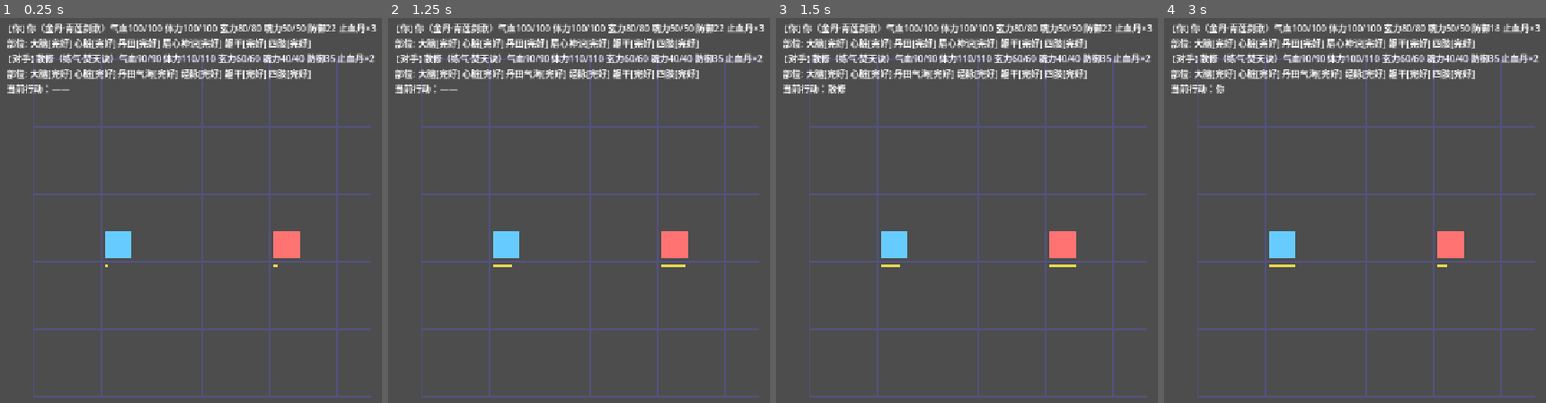
Above: before the commit, frames 1-4 (left to right).
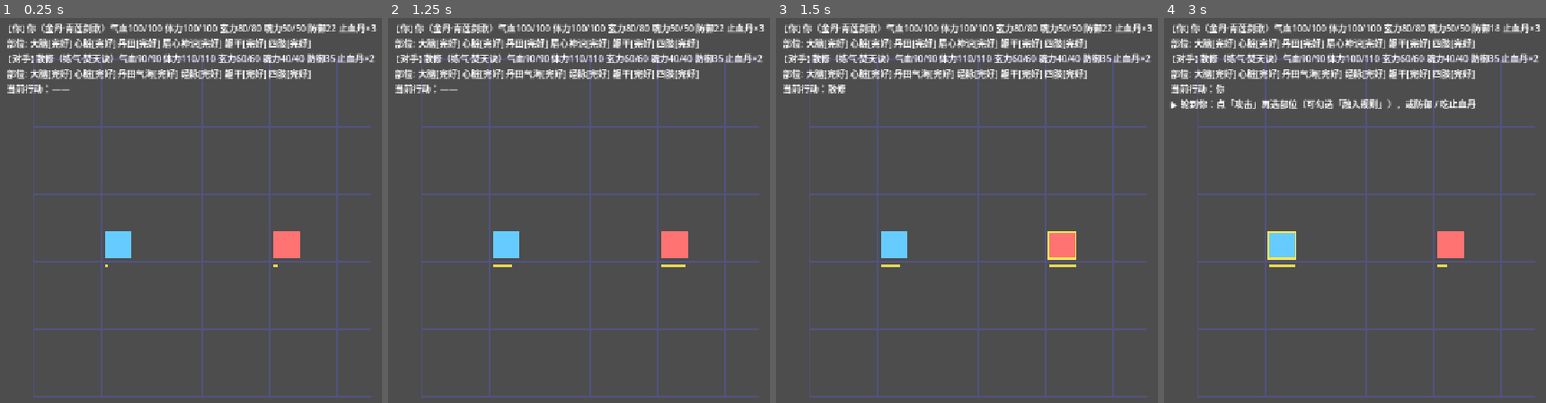
Above: after the commit, the same moments.

Repository: ChocLiu/wandaozhengming
Game: Godot game, scene res://scenes/battle.tscn
Same seed, same stepped clock (60 frames per second), same inputs: the game is played once before the commit and once after it.
Inputs:
- Up to frame 1 (0.25 s): no input
- Up to frame 2 (1.25 s): tap Enter at 0.5 s
- Up to frame 3 (1.5 s): tap Space at 1.25 s
- Up to frame 4 (3 s): tap Enter at 2 s; tap Space at 2.75 s

Frames 1-2 are identical in both runs. In frame 3, 0.1% of the frame differs, in the area x 71-79%, y 55-63%; in frame 4, 1.3%, in the area x 1-82%, y 21-63%.

Commit message:
fix: HUD底部按钮锚点缺失导致按钮不可见
- action_row/part_row/log_rtl/restart_btn 补全 anchor_bottom/right(此前只设 anchor_top, 容器被翻到屏幕上方外)
- 按钮加大最小尺寸; 当前行动者金色描边高亮; 玩家回合显示操作提示
- project.godot 的编辑器自动排版一并入库

Diff:
--- a/godot/project.godot
+++ b/godot/project.godot
@@ -1,6 +1,10 @@
 ; Engine configuration file.
 ; It's best edited using the editor UI and not directly,
 ; since the parameters that go here are not all obvious.
+;
+; Format:
+;   [section] ; section goes between []
+;   param=value ; assign values to parameters
 
 config_version=5
 
--- a/godot/scripts/battle.gd
+++ b/godot/scripts/battle.gd
@@ -309,6 +309,9 @@
 		return
 	var top_left := ORIGIN + Vector2(u.pos.x * CELL + 6.0, u.pos.y * CELL + 6.0)
 	draw_rect(Rect2(top_left, Vector2(CELL - 12, CELL - 12)), color)
+	# 当前行动者高亮描边
+	if current_actor == u:
+		draw_rect(Rect2(top_left, Vector2(CELL - 12, CELL - 12)), Color(1.0, 0.9, 0.3), false, 3.0)
 	# ATB 行动条
 	var bar_w := (CELL - 12) * clampf(u.atb_progress / 100.0, 0.0, 1.0)
 	draw_rect(Rect2(top_left + Vector2(0, CELL - 2), Vector2(bar_w, 6)), Color(0.9, 0.85, 0.3))
--- a/godot/ui/battle_hud.gd
+++ b/godot/ui/battle_hud.gd
@@ -30,6 +30,7 @@
 
 	log_rtl = RichTextLabel.new()
 	log_rtl.anchor_top = 1.0
+	log_rtl.anchor_bottom = 1.0
 	log_rtl.offset_left = 12.0
 	log_rtl.offset_top = -320.0
 	log_rtl.offset_right = 880.0
@@ -39,6 +40,7 @@
 
 	part_row = HBoxContainer.new()
 	part_row.anchor_top = 1.0
+	part_row.anchor_bottom = 1.0
 	part_row.offset_left = 12.0
 	part_row.offset_top = -160.0
 	part_row.offset_right = 1240.0
@@ -48,6 +50,7 @@
 
 	action_row = HBoxContainer.new()
 	action_row.anchor_top = 1.0
+	action_row.anchor_bottom = 1.0
 	action_row.offset_left = 12.0
 	action_row.offset_top = -70.0
 	action_row.offset_right = 1240.0
@@ -77,6 +80,8 @@
 	restart_btn.visible = false
 	restart_btn.anchor_left = 0.5
 	restart_btn.anchor_top = 0.5
+	restart_btn.anchor_right = 0.5
+	restart_btn.anchor_bottom = 0.5
 	restart_btn.offset_left = -80.0
 	restart_btn.offset_top = -20.0
 	restart_btn.offset_right = 80.0
@@ -90,6 +95,7 @@
 func _make_button(text: String, on_pressed: Callable) -> Button:
 	var b := Button.new()
 	b.text = text
+	b.custom_minimum_size = Vector2(96, 36)
 	b.pressed.connect(on_pressed)
 	return b
 
@@ -112,6 +118,7 @@
 		var p: String = part
 		var label := "%s·%s" % [p, BodySystem.STATE_NAMES[pd.state]]
 		var b := _make_button(label, func(): part_selected.emit(p))
+		b.custom_minimum_size = Vector2(120, 32)
 		part_row.add_child(b)
 
 
@@ -122,10 +129,14 @@
 
 func update_state(battle) -> void:
 	var actor: Unit = battle.current_actor
-	info_label.text = "【你】%s\n【对手】%s\n当前行动：%s" % [
+	var turn_text := actor.display_name if actor != null else "——"
+	var hint := ""
+	if actor == battle.player:
+		hint = "\n▶ 轮到你：点「攻击」再选部位（可勾选「融入规则」），或防御 / 吃止血丹"
+	info_label.text = "【你】%s\n【对手】%s\n当前行动：%s%s" % [
 		_unit_line(battle.player),
 		_unit_line(battle.opponent),
-		actor.display_name if actor != null else "——",
+		turn_text, hint,
 	]
 
 
